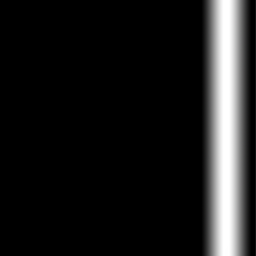
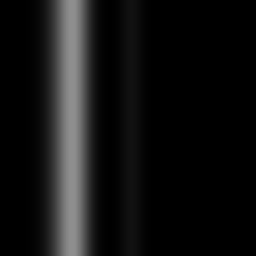
Layer changes from the first 256 × 256 image to the second:
added layer "Layer 2" above "Background" over [32, 0, 256, 256]
added layer "Background" over [32, 0, 256, 256]
